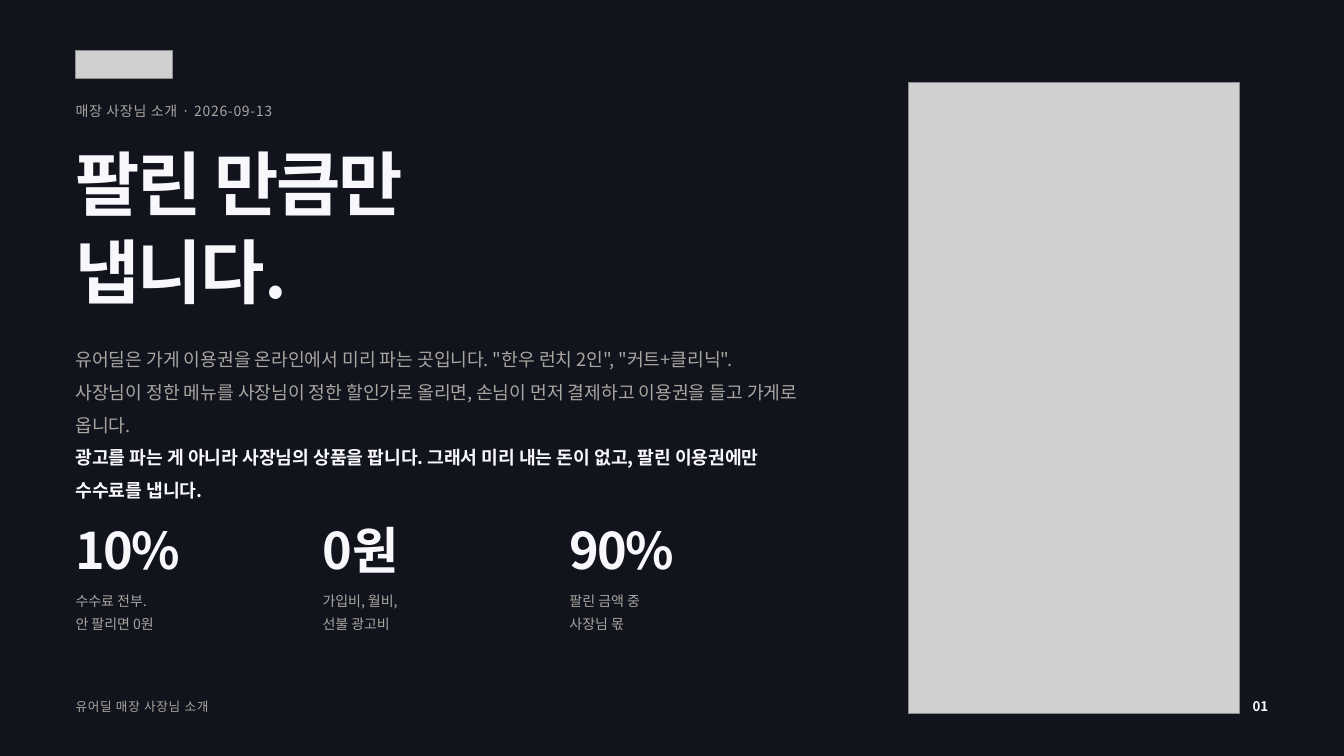
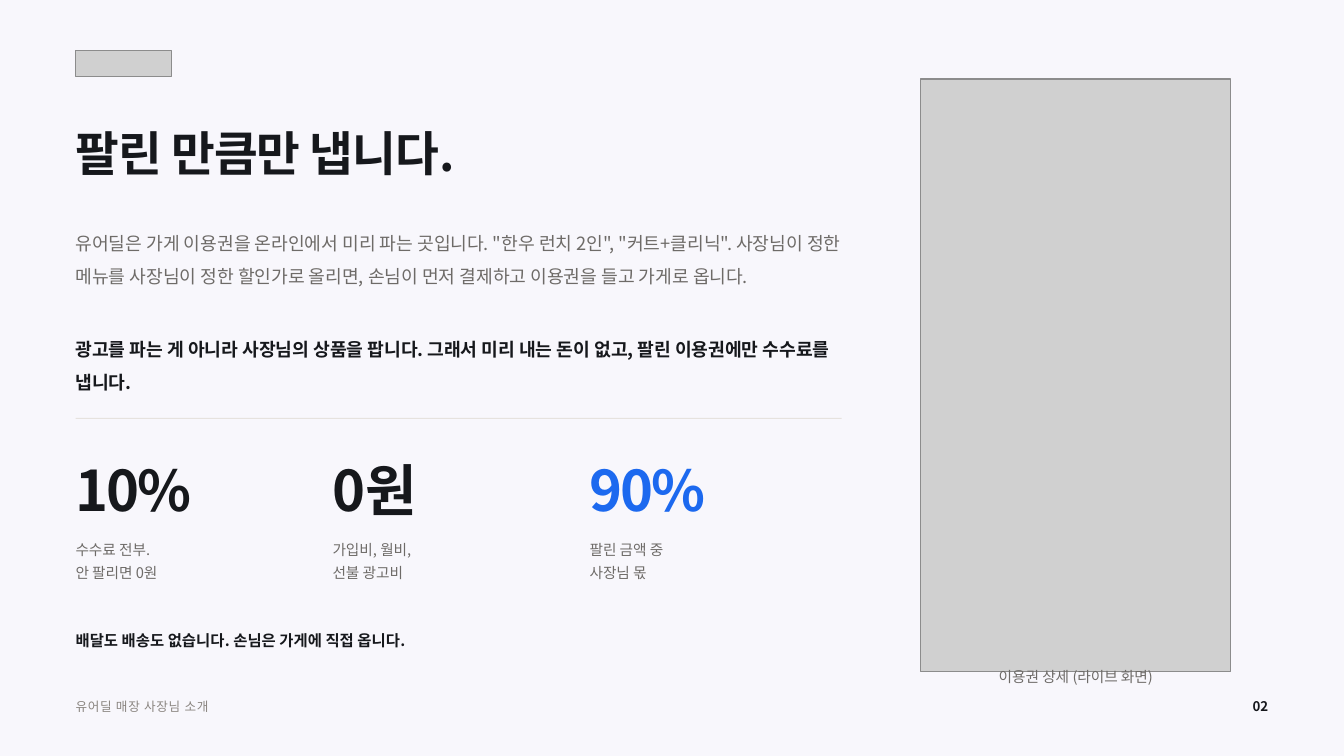
Before and after one commit to tobe2111/ur-live, a slide deck: slide 2 of docs/business/proposals/urdeal-store-owner-deck.pptx (slide 1 before the commit). Drawn at 1344x756 pixels with LibreOffice and Linux fonts; fonts in the diff are those of the drawing; grey boxes stand for pictures. Boxes give left, top, right and bottom in pixels: in the first picture for what was removed or moved away, otherwise in the second. Text is boxed around its words. In the diff, an @@ line names an element or a change of style, - is before the commit and + after.

```diff
--- a/docs/business/proposals/urdeal-store-owner-deck.pptx
+++ b/docs/business/proposals/urdeal-store-owner-deck.pptx
@@ background #11141C to #F8F7FC @@
@@ picture: place and size @@
-picture at bbox=[909, 83, 1240, 715]
+picture at bbox=[921, 79, 1231, 671]
@@ text removed at bbox=[76, 104, 272, 117] @@
-매장 사장님 소개 · 2026-09-13
@@ text at bbox=[76, 131, 455, 176]: text changed; size 50 to 34 pt; text colour #F8F7FC to #16181C @@
-팔린 만큼만
-냅니다.
+팔린 만큼만 냅니다.
@@ text "유어딜은 가게 이용권을 온라인에서 미리 ...": place and size @@
-text "유어딜은 가게 이용권을 온라인에서 미리 ..." at bbox=[76, 351, 797, 434]
+text "유어딜은 가게 이용권을 온라인에서 미리 ..." at bbox=[76, 235, 840, 286]
@@ text "유어딜은 가게 이용권을 온라인에서 미리 ..." at bbox=[76, 235, 840, 286]: text colour #A9A6A2 to #6E6B68 @@
@@ text "광고를 파는 게 아니라 사장님의 ...": place and size @@
-text "광고를 파는 게 아니라 사장님의 ..." at bbox=[76, 448, 759, 499]
+text "광고를 파는 게 아니라 사장님의 ..." at bbox=[76, 340, 830, 391]
@@ text "광고를 파는 게 아니라 사장님의 ..." at bbox=[76, 340, 830, 391]: text colour #F8F7FC to #16181C @@
@@ line added from (76, 418) to (842, 418), #E6E2DE 0.75 pt @@
@@ text "10%": place and size @@
-text "10%" at bbox=[76, 531, 181, 570]
+text "10%" at bbox=[76, 468, 192, 512]
@@ text "10%" at bbox=[76, 468, 192, 512]: size 36 to 40 pt, text colour #F8F7FC to #16181C, letter spacing -1.2 to -1.4 pt @@
@@ text "0원" at bbox=[333, 464, 418, 515]: size 36 to 40 pt, text colour #F8F7FC to #16181C, letter spacing -1.2 to -1.4 pt @@
@@ text "0원": place and size @@
-text "0원" at bbox=[323, 526, 399, 573]
+text "0원" at bbox=[333, 464, 418, 515]
@@ text "90%": place and size @@
-text "90%" at bbox=[569, 531, 674, 570]
+text "90%" at bbox=[590, 468, 706, 512]
@@ text "90%" at bbox=[590, 468, 706, 512]: size 36 to 40 pt, text colour #F8F7FC to #1C69EF, letter spacing -1.2 to -1.4 pt @@
@@ text "수수료 전부.": place and size @@
-text "수수료 전부." at bbox=[76, 594, 154, 630]
+text "수수료 전부." at bbox=[76, 543, 158, 579]
@@ text "가입비, 월비,": place and size @@
-text "가입비, 월비," at bbox=[323, 594, 398, 630]
+text "가입비, 월비," at bbox=[333, 543, 411, 579]
@@ size 10 to 10.5 pt, text colour #A9A6A2 to #6E6B68 in 3 elements at bbox=[76, 543, 158, 579], bbox=[333, 543, 411, 579], bbox=[590, 543, 664, 579] @@
@@ text "팔린 금액 중": place and size @@
-text "팔린 금액 중" at bbox=[569, 594, 640, 630]
+text "팔린 금액 중" at bbox=[590, 543, 664, 579]
@@ text added at bbox=[76, 633, 405, 648], 11 pt, text #16181C, bold @@
+배달도 배송도 없습니다. 손님은 가게에 직접 옵니다.
@@ text added at bbox=[999, 670, 1153, 686], 10.5 pt, text #6E6B68 @@
+이용권 상세 (라이브 화면)
@@ text "유어딜 매장 사장님 소개" at bbox=[76, 700, 209, 712]: text colour #A9A6A2 to #8A8580 @@
@@ text at bbox=[1253, 701, 1269, 711]: text changed; text colour #F8F7FC to #16181C @@
-01
+02
```
Also in this commit, not shown: 7 other slides changed, 8 slides added, 9 other files.
